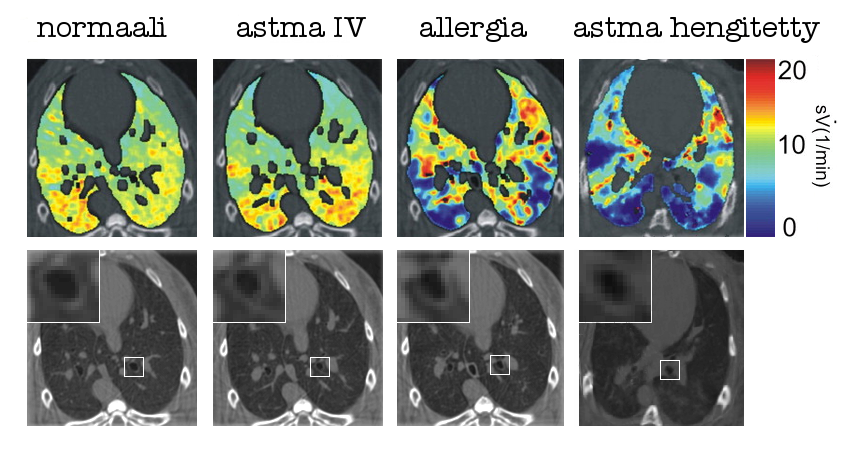
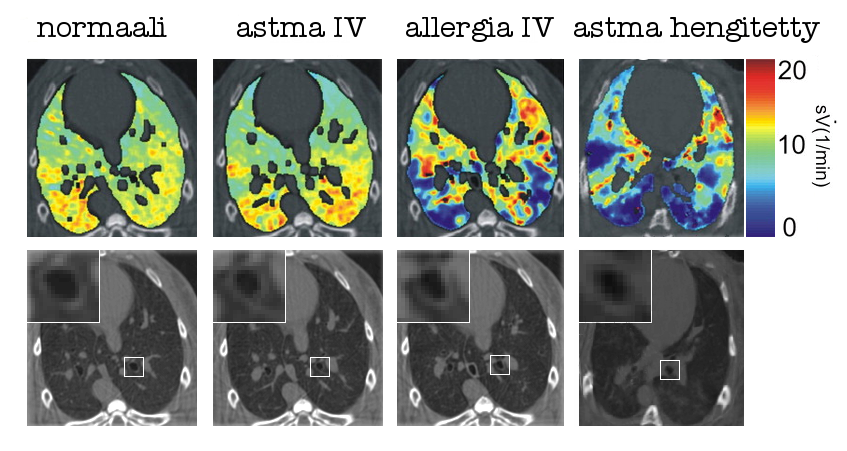
The second 847 x 451 image is a revision of the first. Changes to its layers:
painted on "Background" over box(406, 17, 554, 42)
